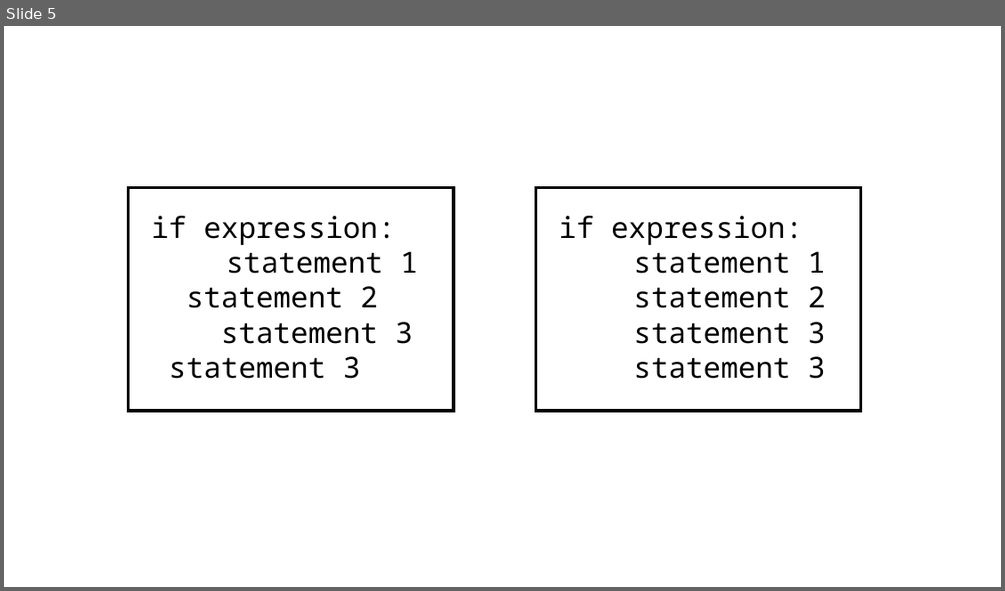
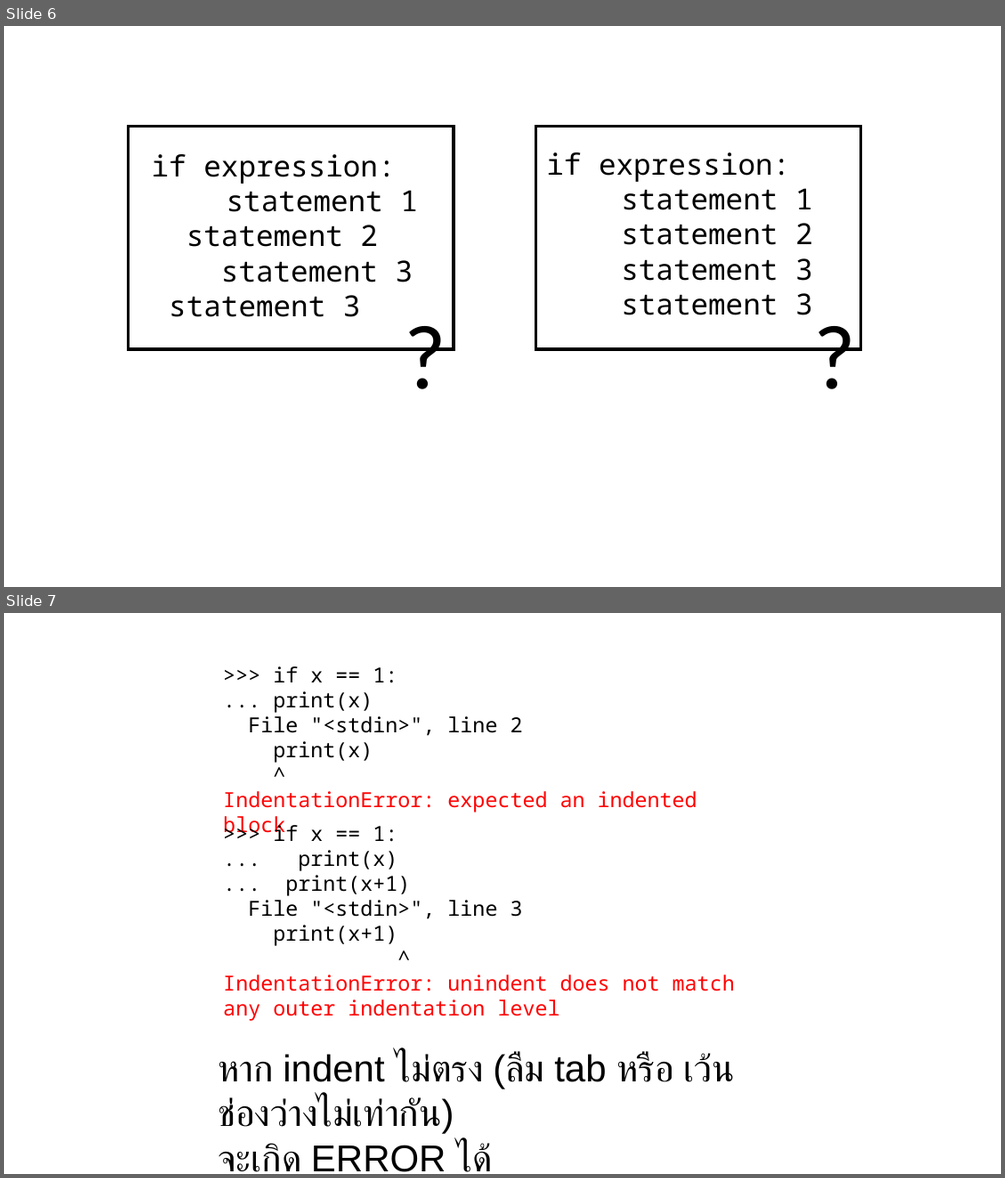
Before and after one commit to Vjumpkung/LetMeTiredPython, a slide deck: slide.pptx. Shown one above the other, each under a label of ours: slide 5 before the commit, slides 6 and 7 after it. The pictures are 1005x591 and 1005x1178 pixels, drawn with LibreOffice and Linux fonts; fonts in the diff are those of the drawing; background and template pictures are left out. Boxes give left, top, right and bottom in pixels: in the first picture for what was removed or moved away, otherwise in the second. Text is boxed around its words. In the diff, an @@ line names an element or a change of style, - is before the commit and + after.

```diff
--- a/slide.pptx
+++ b/slide.pptx
@@ slide 7 added at box(4, 613, 1001, 1174), background picture (left out) @@
@@ text added at box(223, 666, 697, 812), 20 pt, text #000000 @@
+>>> if x == 1:
+... print(x)
+File "<stdin>", line 2
+print(x)
+^
+IndentationError: expected an indented block
@@ text added at box(223, 822, 735, 1021), 20 pt, text #000000 @@
+>>> if x == 1:
+... print(x)
+... print(x+1)
+File "<stdin>", line 3
+print(x+1)
+^
+IndentationError: unindent does not match any outer indentation level
@@ text added at box(218, 1052, 734, 1172), 36 pt, text #000000 @@
+หาก indent ไม่ตรง (ลืม tab หรือ เว้นช่องว่างไม่เท่ากัน)
+จะเกิด ERROR ได้
@@ what was slide 5 is now slide 6 @@
@@ slide 6 changed as well @@
@@ 2 rectangles, 1 text: place and size @@
-2 rectangles, 1 text at box(128, 187, 861, 410)
+2 rectangles, 1 text at box(128, 127, 861, 349)
@@ text "if expression:": place and size @@
-text "if expression:" at box(558, 216, 825, 378)
+text "if expression:" at box(546, 152, 813, 315)
@@ text added at box(397, 294, 455, 412), 88 pt, text #000000 @@
+?
@@ text added at box(807, 294, 864, 412), 88 pt, text #000000 @@
+?
```
Also in this commit, not shown: 16 other slides changed, 4 other slides added.
